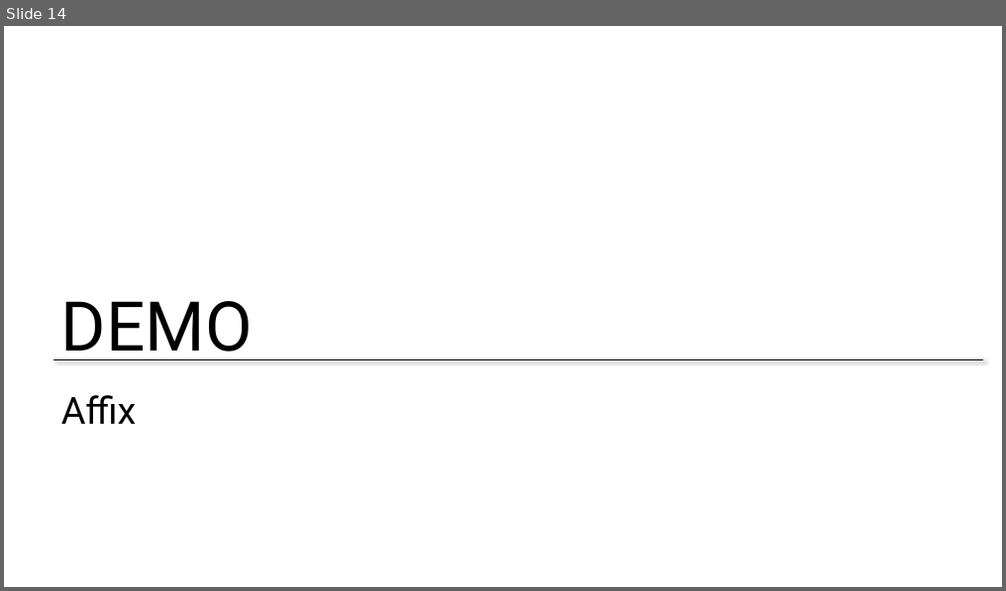
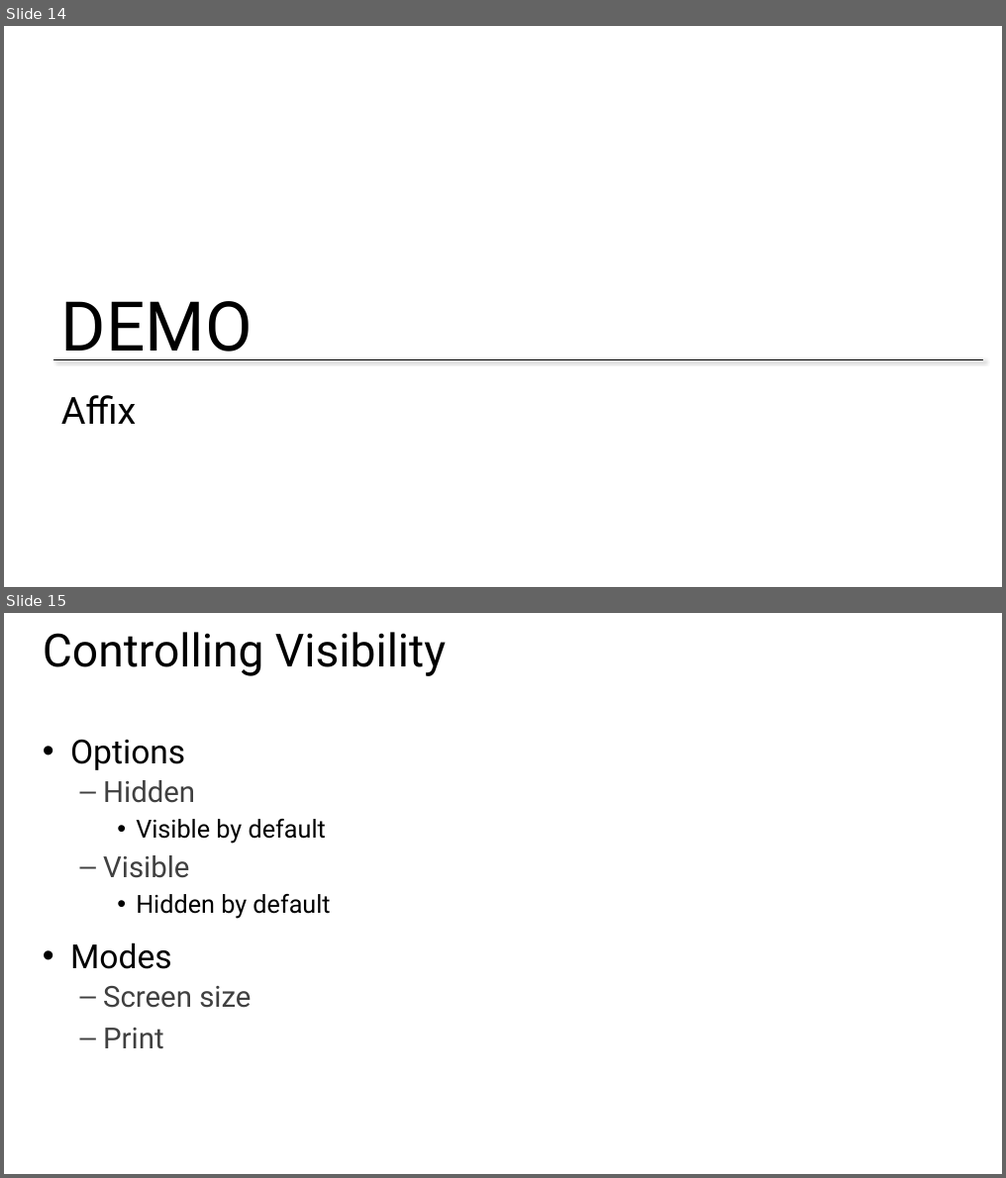
Before and after one commit to zmy/Bootstrap-edX, a slide deck: Slides/Week 2 - Part 1 - Page design.pptx. Shown one above the other, each under a label of ours: slide 14 before the commit, slides 14 and 15 after it. The pictures are 1006x591 and 1006x1178 pixels, drawn with LibreOffice and Linux fonts; fonts in the diff are those of the drawing; background and template pictures are left out. Boxes give left, top, right and bottom in pixels: in the first picture for what was removed or moved away, otherwise in the second. Text is boxed around its words. In the diff, an @@ line names an element or a change of style, - is before the commit and + after.

```diff
--- a/Slides/Week 2 - Part 1 - Page design.pptx
+++ b/Slides/Week 2 - Part 1 - Page design.pptx
@@ slide 15 added at [4, 613, 1002, 1174], background #FFFFFF @@
@@ title added at [43, 632, 446, 676], 44 pt, text #000000 @@
+Controlling Visibility
@@ text added at [70, 739, 330, 1050], 24 pt, text #000000 @@
+• Options
+  – Hidden
+    • Visible by default
+  – Visible
+    • Hidden by default
+• Modes
+  – Screen size
+  – Print
```
Also in this commit, not shown: 2 other slides added, 5 other files.
